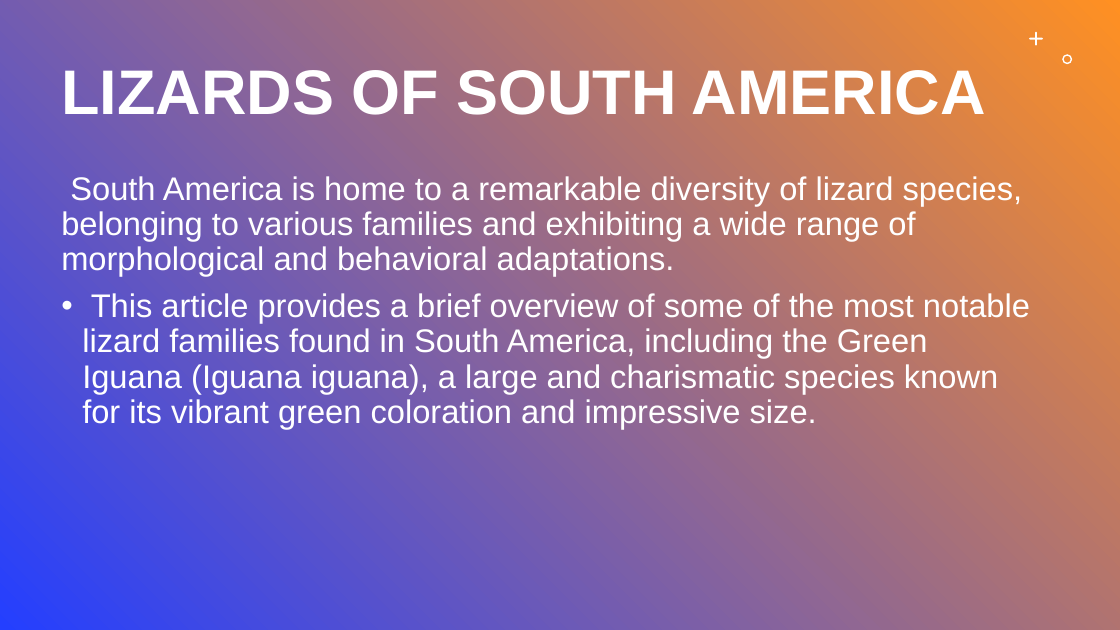
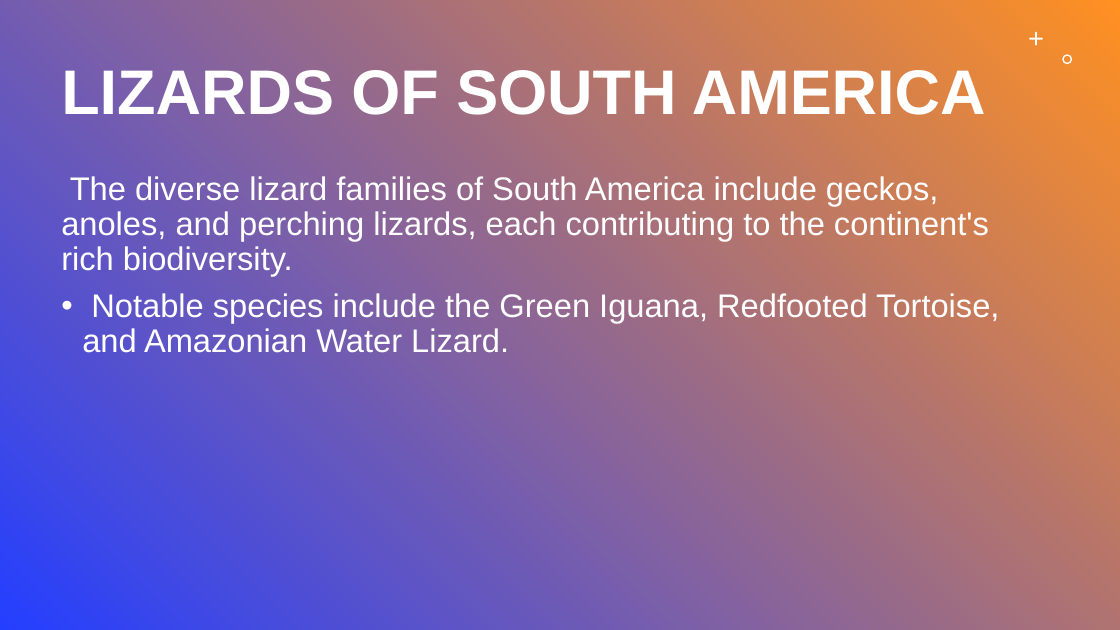
Before and after one commit to umarrasool15/Research2SlidesWebApp, a slide deck: slide 3 of src/main/resources/content/output/Lizards of South America.pptx. Drawn at 1120x630 pixels with LibreOffice and Linux fonts; fonts in the diff are those of the drawing. Boxes give left, top, right and bottom in pixels: in the first picture for what was removed or moved away, otherwise in the second. Text is boxed around its words. In the diff, an @@ line names an element or a change of style, - is before the commit and + after.

```diff
--- a/src/main/resources/content/output/Lizards of South America.pptx
+++ b/src/main/resources/content/output/Lizards of South America.pptx
@@ text at (61, 176, 999, 353): text changed @@
-• South America is home to a remarkable diversity of lizard species, belonging to various families and exhibiting a wide range of morphological and behavioral adaptations.
-  This article provides a brief overview of some of the most notable lizard families found in South America, including the Green Iguana (Iguana iguana), a large and charismatic species known for its vibrant green coloration and impressive size.
+• The diverse lizard families of South America include geckos, anoles, and perching lizards, each contributing to the continent's rich biodiversity.
+  Notable species include the Green Iguana, Redfooted Tortoise, and Amazonian Water Lizard.
```
Also in this commit, not shown: 3 other slides changed, 18 other files.
